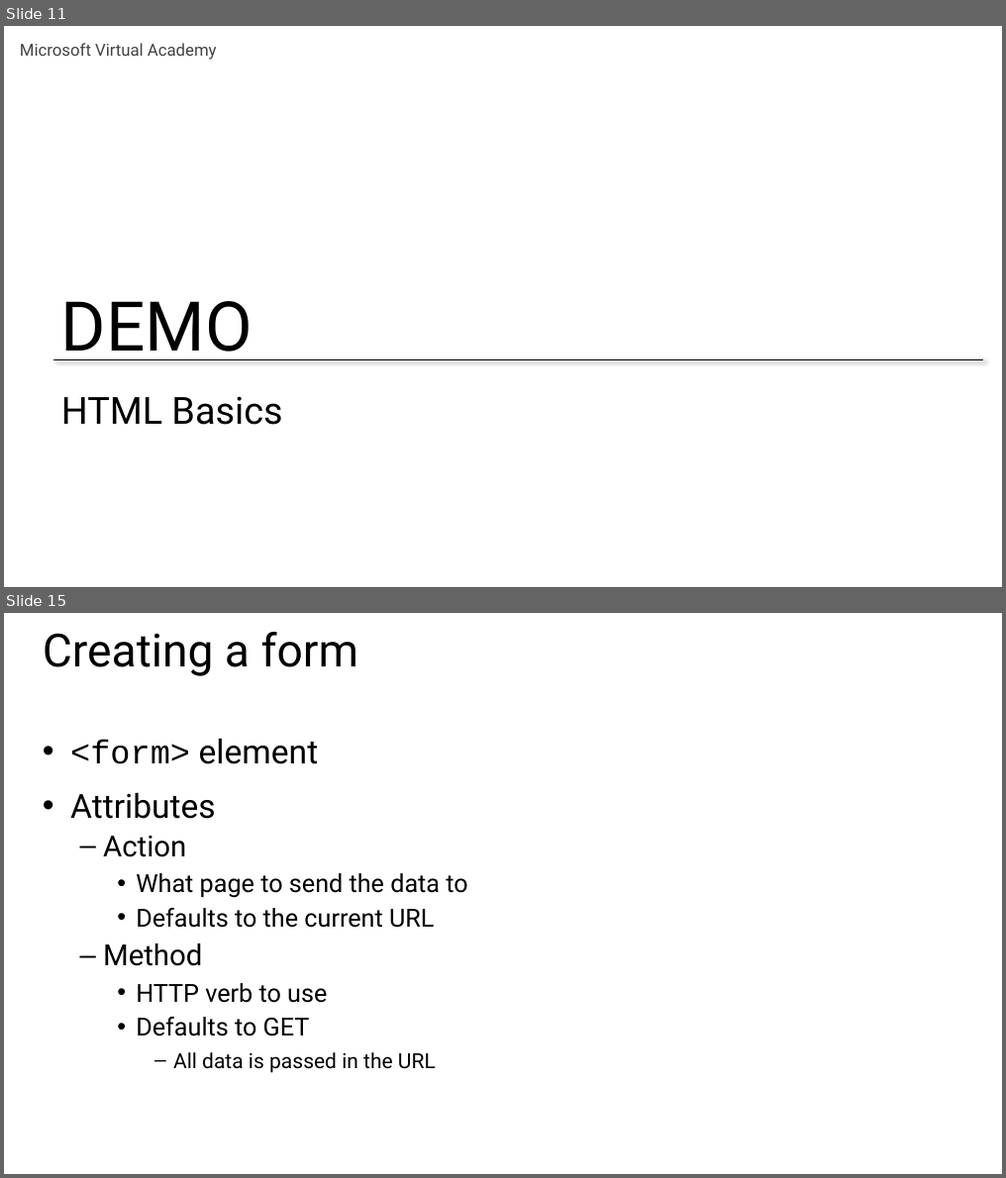
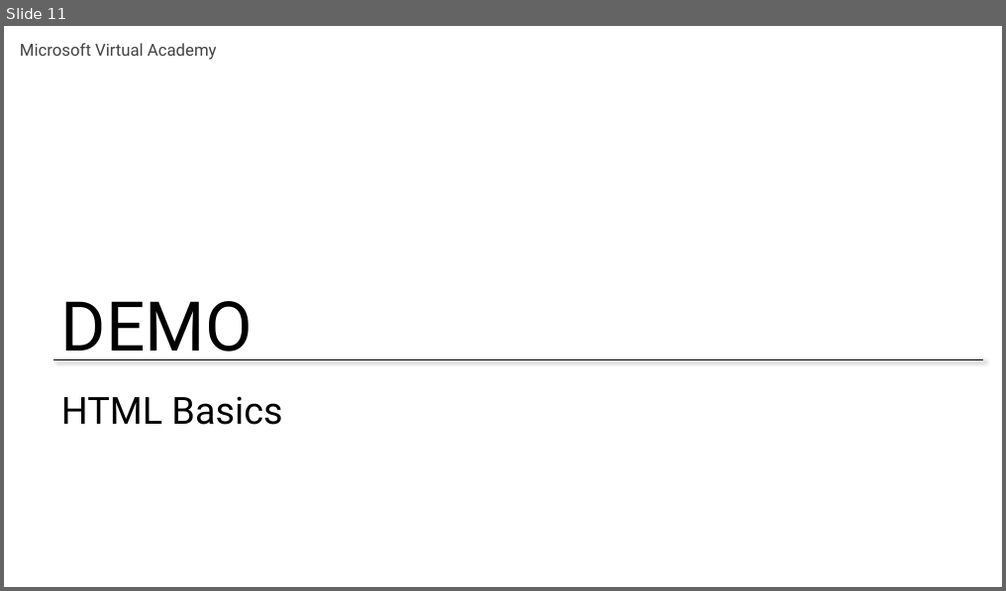
Before and after one commit to GeekTrainer/Flask, a slide deck: Slides/Module 3 - Creating an interface.pptx. Shown one above the other, each under a label of ours: slides 11 and 15 before the commit, slide 11 after it; the slides between them are not shown. The pictures are 1006x1178 and 1006x591 pixels, drawn with LibreOffice and Linux fonts; fonts in the diff are those of the drawing. Boxes give left, top, right and bottom in pixels: in the first picture for what was removed or moved away, otherwise in the second. Text is boxed around its words. In the diff, an @@ line names an element or a change of style, - is before the commit and + after.

```diff
--- a/Slides/Module 3 - Creating an interface.pptx
+++ b/Slides/Module 3 - Creating an interface.pptx
@@ slide 15 removed at (4, 613, 1002, 1174), background #FFFFFF @@
@@ title removed at (43, 632, 358, 676) @@
-Creating a form
@@ text removed at (70, 738, 467, 1073) @@
-• <form> element
-• Attributes
-  – Action
-    • What page to send the data to
-    • Defaults to the current URL
-  – Method
-    • HTTP verb to use
-    • Defaults to GET
-      – All data is passed in the URL
```
Also in this commit, not shown: 1 slide changed, 19 other slides removed.
